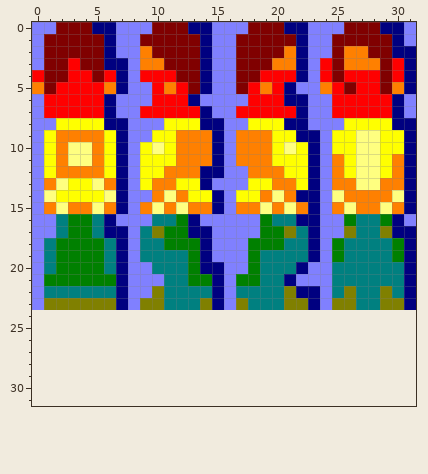
Two versions of one pixel-art sprite, splatun/assets/Sprites/p1.png. The picture above was drawn from the file before the commit.
The file is 32x24 pixels. The old version is drawn lined up with the new one, on the new canvas.
Now the later version:
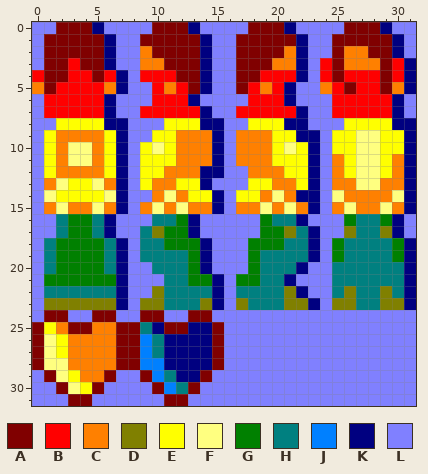
Palette (. is transparent): A #800000  B #ff0000  C #ff8000  D #808000  E #ffff00  F #ffff80  G #008000  H #008080  J #0080ff  K #000080  L #8080ff
Changes in this commit:
{"change": "canvas 32x24 -> 32x32"}
{"y":0,"x":6,"old":"K","new":"L"}
{"y":0,"x":14,"old":"K","new":"L"}
{"y":0,"x":22,"old":"K","new":"L"}
{"y":0,"x":30,"old":"K","new":"L"}
{"y":2,"x":31,"old":"K","new":"L"}
{"y":3,"x":7,"old":"K","new":"L"}
{"y":6,"x":22,"old":"K","new":"L"}
{"y":16,"x":23,"old":"K","new":"L"}
{"y":17,"x":7,"old":"K","new":"L"}
{"y":17,"x":14,"old":"K","new":"L"}
{"y":17,"x":31,"old":"K","new":"L"}
{"y":20,"x":15,"old":"K","new":"L"}
{"y":22,"x":23,"old":"K","new":"L"}
{"y":24,"x":0,"old":"................................","new":"LAALLAALLAALLAALLLLLLLLLLLLLLLLL"}
{"y":25,"x":0,"old":"................................","new":"AECAACCAAHKAAKKALLLLLLLLLLLLLLLL"}
{"y":26,"x":0,"old":"................................","new":"AFECCCCAAJHKKKKALLLLLLLLLLLLLLLL"}
{"y":27,"x":0,"old":"................................","new":"AFECCCCAAJHKKKKALLLLLLLLLLLLLLLL"}
{"y":28,"x":0,"old":"................................","new":"AFFCCCCAAJJKKKKALLLLLLLLLLLLLLLL"}
{"y":29,"x":0,"old":"................................","new":"LAFECCALLAJHKKALLLLLLLLLLLLLLLLL"}
{"y":30,"x":0,"old":"................................","new":"LLAFEALLLLAJHALLLLLLLLLLLLLLLLLL"}
{"y":31,"x":0,"old":"................................","new":"LLLAALLLLLLAALLLLLLLLLLLLLLLLLLL"}
